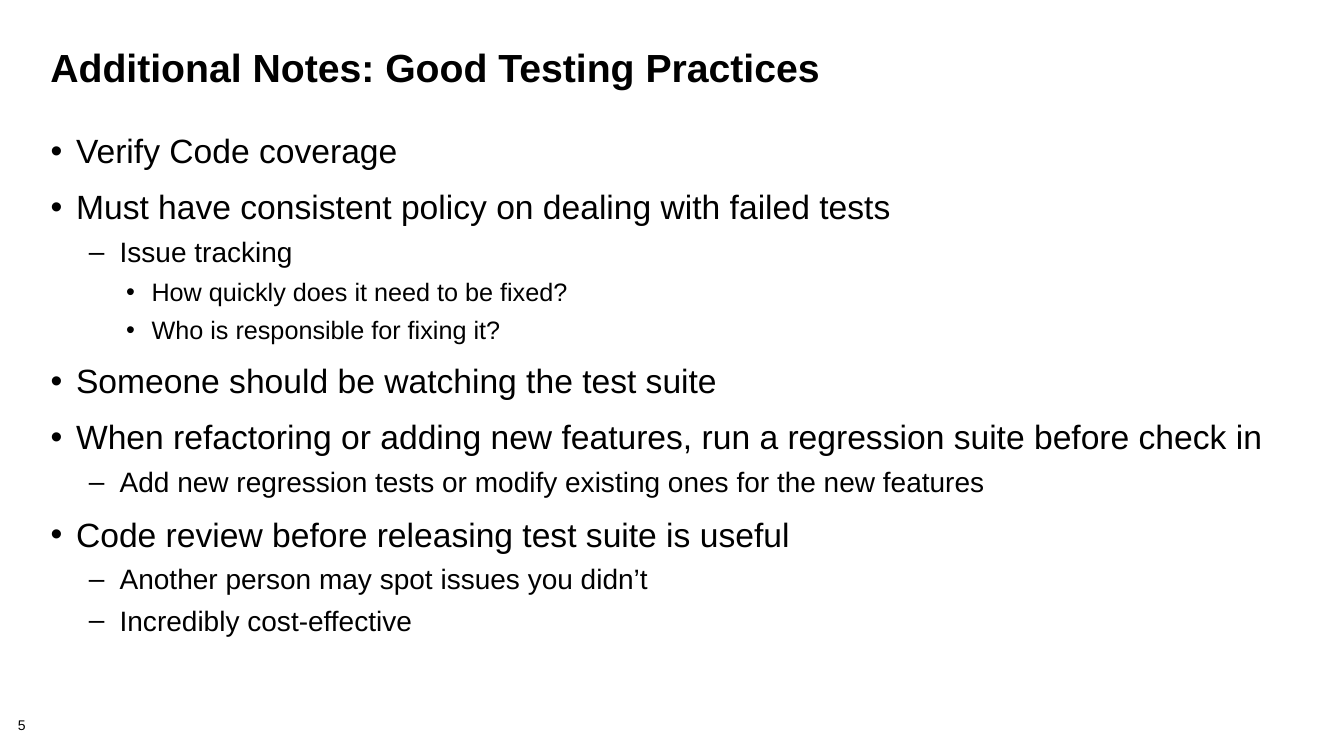
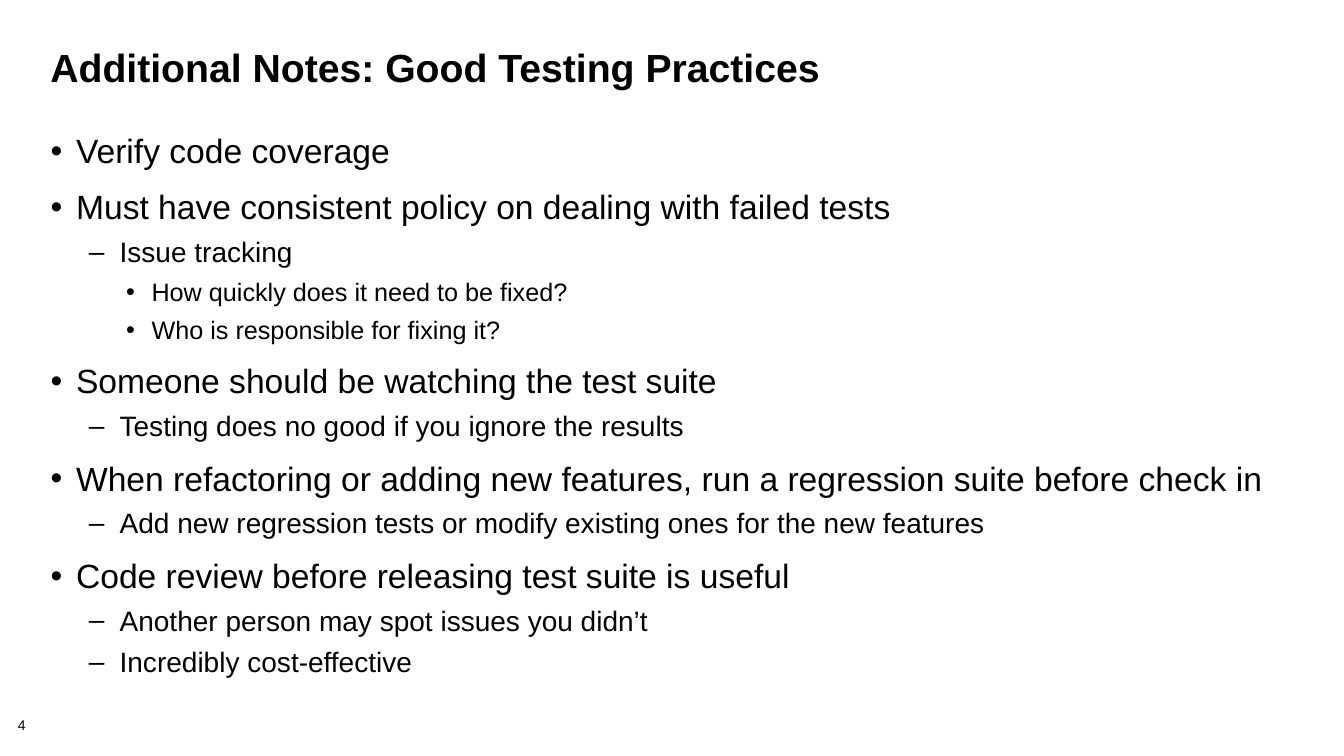
Before and after one commit to bssw-tutorial/presentations, a slide deck: slide 4 of final-presentations/2021-04-12-ecpam/03-testing2.pptx (slide 5 before the commit). Drawn at 1344x756 pixels with LibreOffice and Linux fonts; fonts in the diff are those of the drawing; background and template pictures are left out. Boxes give left, top, right and bottom in pixels: in the first picture for what was removed or moved away, otherwise in the second. Text is boxed around its words. In the diff, an @@ line names an element or a change of style, - is before the commit and + after.

Commit message:
Near-final Testing2 (hopefully)

```diff
--- a/final-presentations/2021-04-12-ecpam/03-testing2.pptx
+++ b/final-presentations/2021-04-12-ecpam/03-testing2.pptx
@@ text at box(76, 138, 390, 170): text changed @@
-• Verify Code coverage
+• Verify code coverage
@@ text at box(120, 415, 684, 441): paragraph added @@
+  – Testing does no good if you ignore the results
@@ page number at box(18, 720, 26, 730): text changed @@
-5
+4
```
Also in this commit, not shown: 5 other slides changed, 1 slide removed.
